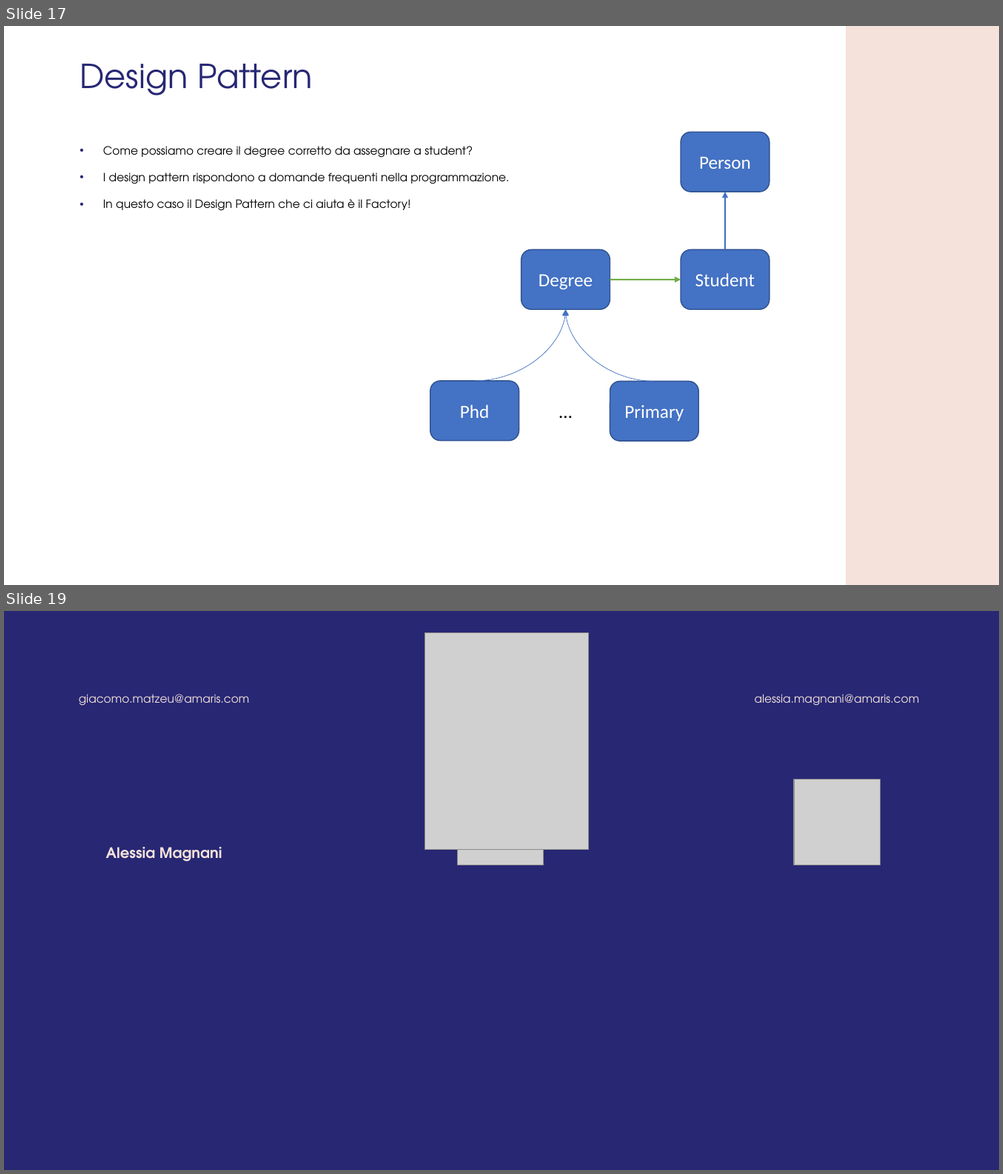
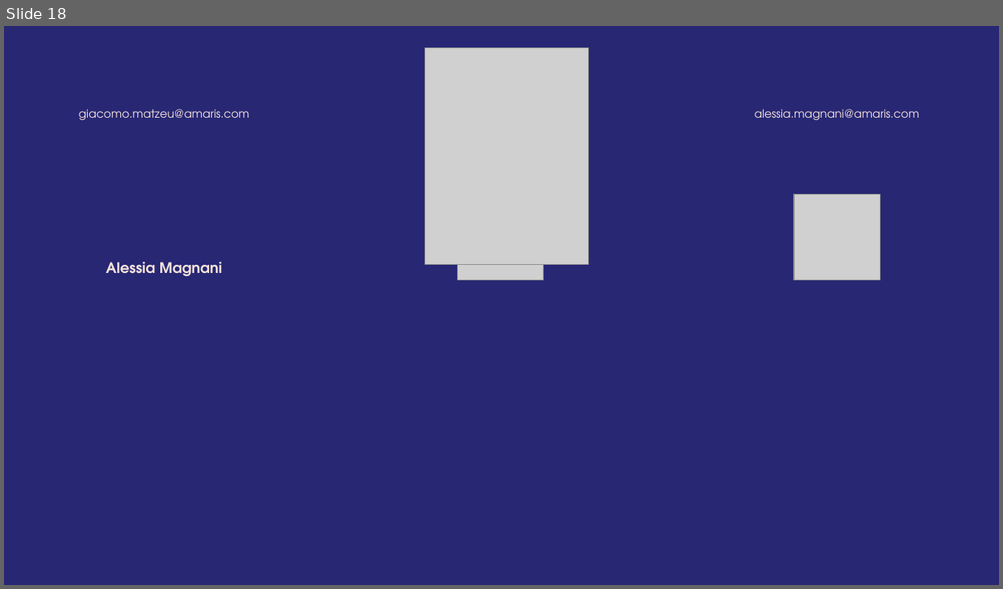
Before and after one commit to GMATZEU42/WS, a slide deck: WS02/WS_2.odp. Shown one above the other, each under a label of ours: slides 17 and 19 before the commit, slide 18 after it; the slides between them are not shown. The pictures are 1003x1174 and 1003x589 pixels, drawn with LibreOffice and Linux fonts; fonts in the diff are those of the drawing; grey boxes stand for pictures; background and template pictures are left out. Boxes give left, top, right and bottom in pixels: in the first picture for what was removed or moved away, otherwise in the second. Text is boxed around its words. In the diff, an @@ line names an element or a change of style, - is before the commit and + after.

```diff
--- a/WS02/WS_2.odp
+++ b/WS02/WS_2.odp
@@ slide 17 removed at (x1=4, y1=26, x2=999, y2=585), background #FFFFFF @@
@@ freeform shape removed at (x1=845, y1=26, x2=999, y2=585) @@
@@ title removed at (x1=79, y1=64, x2=313, y2=96) @@
-Design Pattern
@@ freeform shape removed at (x1=680, y1=132, x2=769, y2=192) @@
-Person
@@ text removed at (x1=103, y1=146, x2=509, y2=211) @@
-• Come possiamo creare il degree corretto da assegnare a student?
-• I design pattern rispondono a domande frequenti nella programmazione.
-• In questo caso il Design Pattern che ci aiuta è il Factory!
@@ arrow removed from (725, 249) to (725, 192) @@
@@ freeform shape removed at (x1=521, y1=249, x2=610, y2=309) @@
-Degree
@@ freeform shape removed at (x1=680, y1=249, x2=769, y2=309) @@
-Student
@@ arrow removed from (610, 280) to (680, 280) @@
@@ curved arrow removed from (475, 381) to (566, 309) @@
@@ curved arrow removed from (654, 382) to (565, 309) @@
@@ freeform shape removed at (x1=430, y1=381, x2=519, y2=441) @@
-Phd
@@ text removed at (x1=521, y1=396, x2=612, y2=426) @@
-…
@@ freeform shape removed at (x1=610, y1=382, x2=699, y2=442) @@
-Primary
@@ what was slide 19 is now slide 18 @@
```
Also in this commit, not shown: 6 slides changed, 2 slides added, 2 other slides removed.
